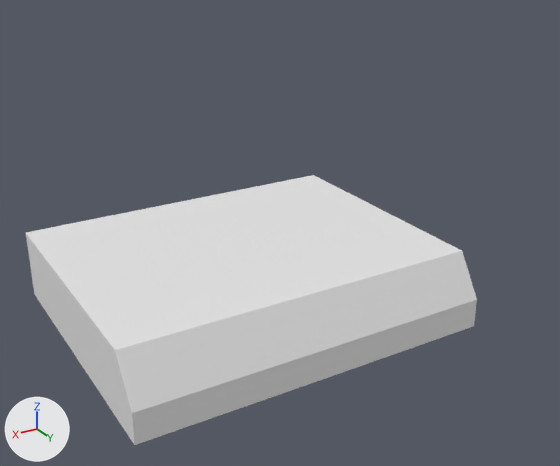
One commit to the FBX model Jam GMTK 2020/Assets/Models/Screens.fbx: the scene before it, then after it.
Before and after are seen from a 50 mm lens placed at (16.5, 10.9, 19.2), pointed at (-0.7, -17.7, 4.9). Lighting does not change. The marker at lower left points along +X, +Y and +Z. Where no turn or scale is listed for an object, it has been applied to the vertices.

In view in the first picture: 'Screens'.
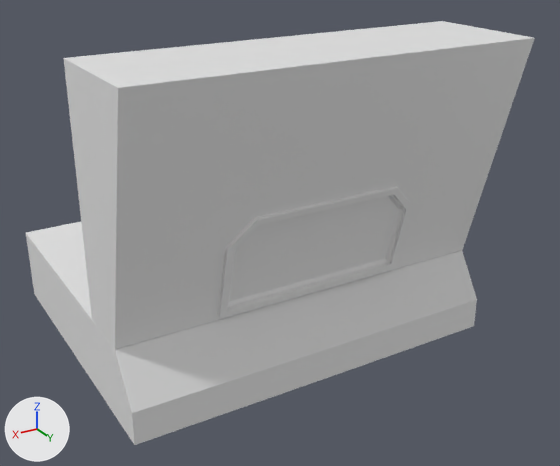
Boxes (x1, y1, x2, y2) around the edits, measured in the pictures (560 x 466 px):
'Big Screen', added
    after: (64, 21, 535, 350)

What changed in the scene script:
```text
Add me_whale_004_1:
    me_whale_004_1.from_pydata(...)  # 205 vertices, 222 faces; spans x -8.8..8.8, y -16.7..-11.2, z 3.6..14.1
    me_whale_004_1.materials.append(mat_default_obj_001)  # white #e7e7e7
Add ob_big_screen:
    ob_big_screen = bpy.data.objects.new('Big Screen', me_whale_004_1)
    ob_big_screen.location = (0.0, 0.0, 0.0)
```
